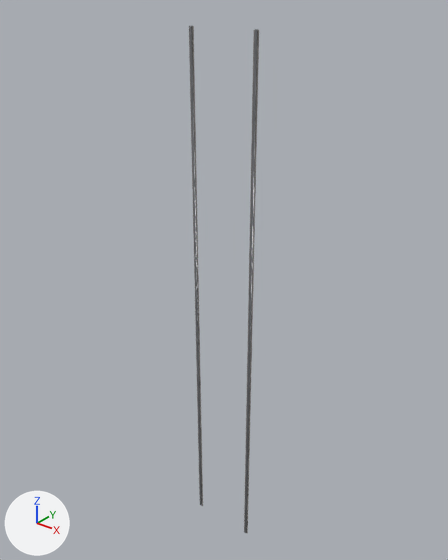
What one commit did to the glTF model assets/props/street/tramtrack.glb.
The view is the same before and after, from a 50 mm lens placed at (7.52, -9.36, 6.8), pointed at (-0.22, 0.31, 0.8). Lighting does not change. The marker at lower left points along +X, +Y and +Z. The first picture is the older version. Where no turn or scale is listed for an object, it has been applied to the vertices. Vertices at exactly the same position are counted once.

The older version as bpy lines, for what is in view:
```python
me_cube_026 = bpy.data.meshes.new('Cube.026')
me_cube_026.from_pydata(...)  # a box spanning x -0.02..0.02, y -0.02..0.02, z -6.0..6.0
me_cube_026.materials.append(mat_steelrail)  # grey #a0a2a6
me_cube_028 = bpy.data.meshes.new('Cube.028')
me_cube_028.from_pydata(...)  # a box spanning x -0.02..0.02, y -0.02..0.02, z -6.0..6.0
me_cube_028.materials.append(mat_steelrail)  # grey #a0a2a6
me_cube_029 = bpy.data.meshes.new('Cube.029')
me_cube_029.from_pydata(...)  # 8 vertices, 12 faces; spans x -0.05..0.05, y 0.0, z -6.0..6.0
me_cube_029.materials.append(mat_asph_001)  # grey #817e7c
ob_groove1 = bpy.data.objects.new('groove1', me_cube_029)
ob_groove1.location = (0.75, 0.0, 0.0)
ob_track1 = bpy.data.objects.new('track1', me_cube_028)
ob_track1.location = (0.75, 0.0, 0.01)
ob_track_1 = bpy.data.objects.new('track-1', me_cube_026)
ob_track_1.location = (-0.75, 0.0, 0.01)
# also in view: 'groove-1' at (-0.75, 0.0, 0.0)
```
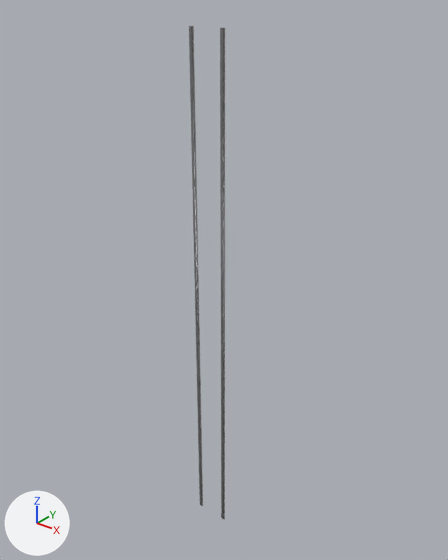
The newer file is also rescaled (x2.0), turned or shifted as a whole; pictures and numbers use the older file's frame.

The edits, one by one:
me_cube_029 is used by ob_groove1; location (0.75, 0.0, 0.0).
me_cube_029 had 8 vertices, 12 faces and spanned x -0.05..0.05, y 0.0, z -6.0..6.0.
me_cube_029 now has 8 vertices, 12 faces and spans x -0.81..-0.69, y 0.0, z -6.0..6.0.
me_cube_029 part 1: the whole mesh is moved by (-0.75, 0.0, 0.0).
me_cube_028 is used by ob_track1; location (0.75, 0.0, 0.01).
me_cube_028 had 8 vertices, 12 faces and spanned x -0.02..0.02, y -0.02..0.02, z -6.0..6.0.
me_cube_028 now has 8 vertices, 12 faces and spans x -0.77..-0.73, y -0.02..0.02, z -6.0..5.99.
me_cube_028 part 2: the whole mesh is moved by (-0.75, 0.0, 0.0).

Pixel boxes (x1, y1, x2, y2) of what changed, in the pictures (448 x 560 px):
'groove1', moved
    before: (244, 30, 259, 534)
    after: (220, 28, 225, 520)
'track1', moved
    before: (245, 29, 258, 533)
    after: (221, 28, 224, 519)
